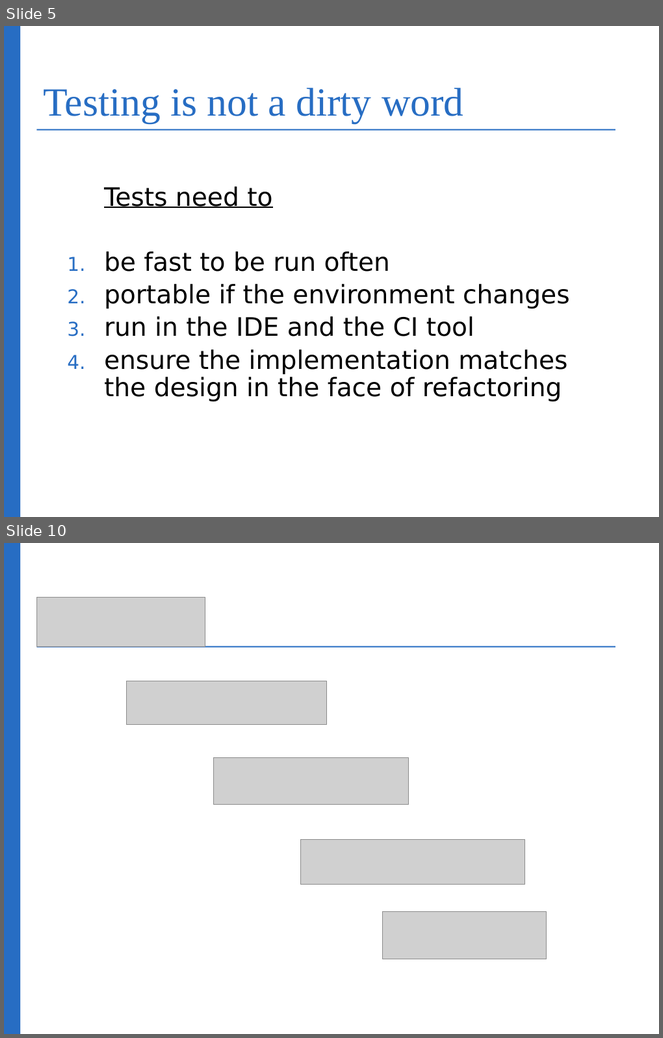
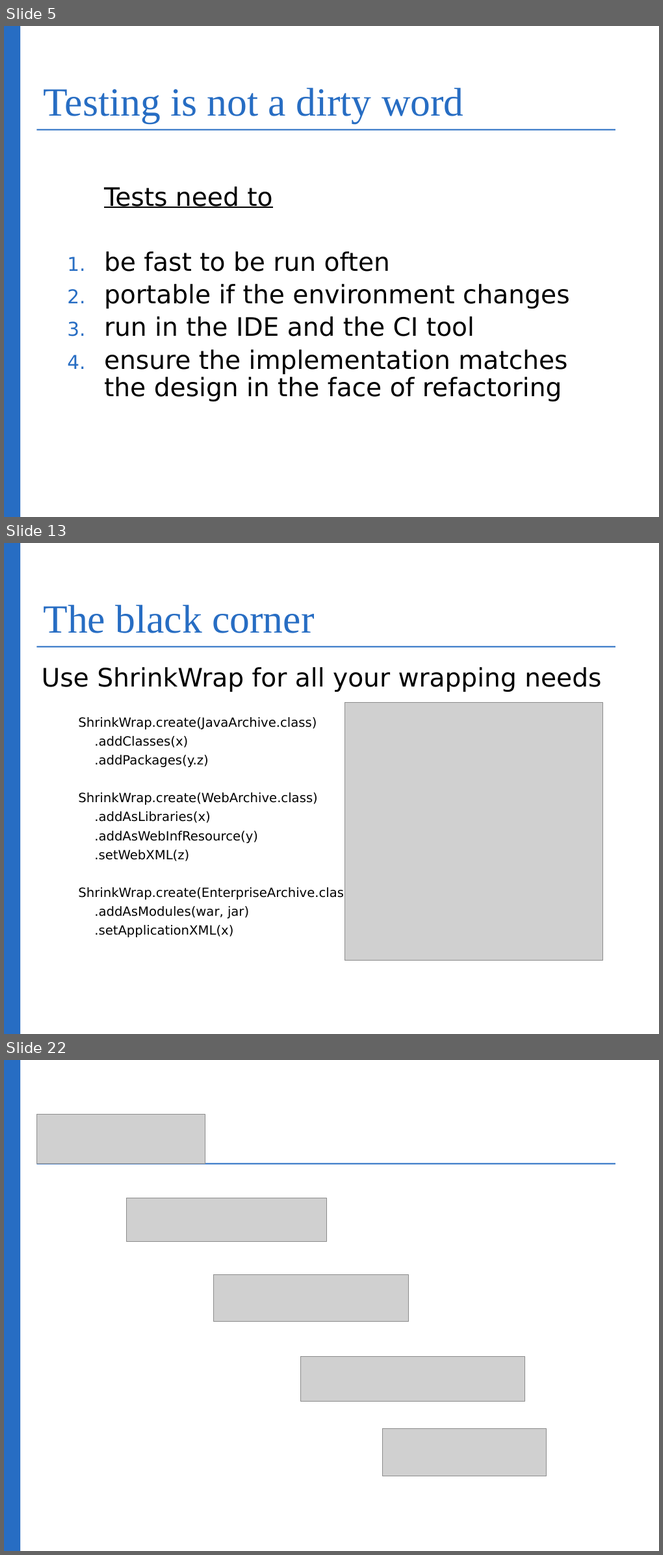
Before and after one commit to bognolo/workspace-arquillian-talk, a slide deck: IntroductionToArquillian.odp. Shown one above the other, each under a label of ours: slides 5 and 10 before the commit, slides 5, 13 and 22 after it; the slides between them are not shown. The pictures are 663x1038 and 663x1555 pixels, drawn with LibreOffice and Linux fonts; fonts in the diff are those of the drawing; grey boxes stand for pictures; background and template pictures are left out. Boxes give left, top, right and bottom in pixels: in the first picture for what was removed or moved away, otherwise in the second. Text is boxed around its words. In the diff, an @@ line names an element or a change of style, - is before the commit and + after.

```diff
--- a/IntroductionToArquillian.odp
+++ b/IntroductionToArquillian.odp
@@ slide 13 added at (4,543,659,1034), background #FFFFFF; not listed: 4 template elements that a slide beside it also shows @@
@@ title added at (43,605,314,633), 44 pt, text #276DC3 @@
+The black corner
@@ text added at (42,667,601,938), 14 pt, text #000000 @@
+Use ShrinkWrap for all your wrapping needs
+ShrinkWrap.create(JavaArchive.class)
+.addClasses(x)
+.addPackages(y.z)
+ShrinkWrap.create(WebArchive.class)
+.addAsLibraries(x)
+.addAsWebInfResource(y)
+.setWebXML(z)
+ShrinkWrap.create(EnterpriseArchive.class)
+.addAsModules(war, jar)
+.setApplicationXML(x)
@@ picture added at (345,703,603,961) @@
@@ what was slide 10 is now slide 22 @@
```
Also in this commit, not shown: 3 slides changed, 12 other slides added, 1 slide removed.
